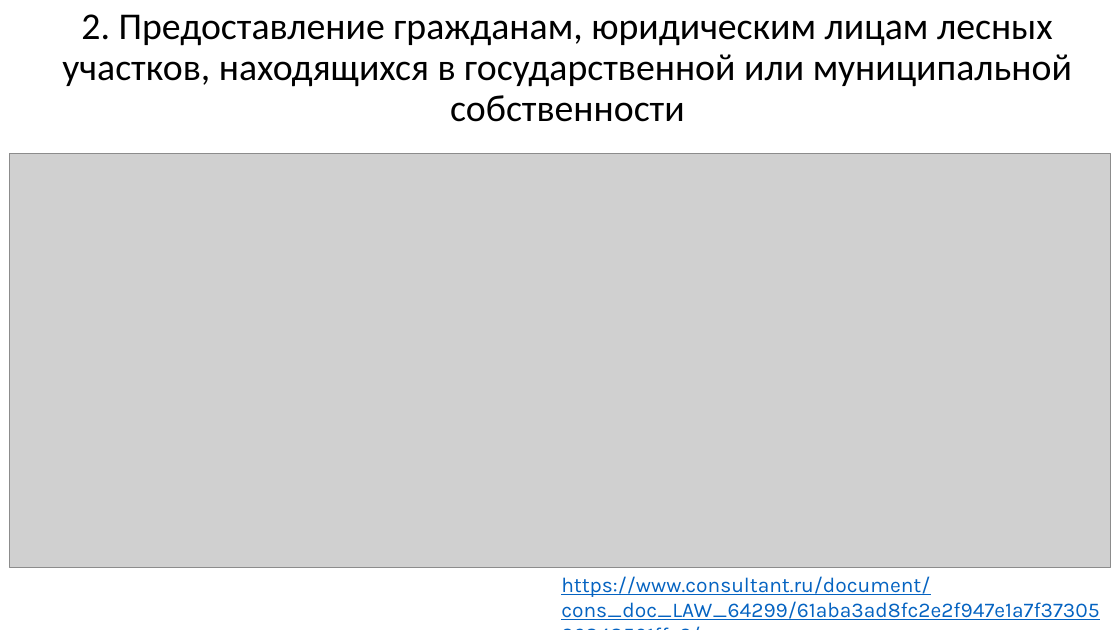
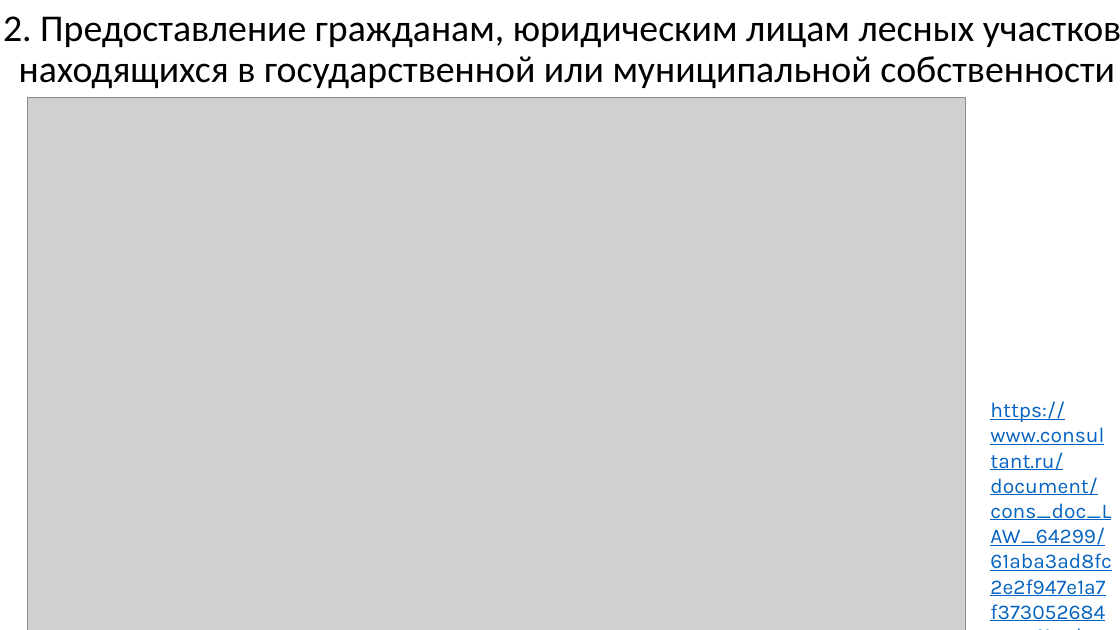
Before and after one commit to mcdodik20008/docs, a slide deck: slide 5 of Презентация.pptx. Drawn at 1120x630 pixels with LibreOffice and Linux fonts; fonts in the diff are those of the drawing; grey boxes stand for pictures. Boxes give left, top, right and bottom in pixels: in the first picture for what was removed or moved away, otherwise in the second. Text is boxed around its words. In the diff, an @@ line names an element or a change of style, - is before the commit and + after.

```diff
--- a/Презентация.pptx
+++ b/Презентация.pptx
@@ title "2. Предоставление гражданам, юридическим лицам ...": place and size @@
-title "2. Предоставление гражданам, юридическим лицам ..." at box(62, 14, 1072, 122)
+title "2. Предоставление гражданам, юридическим лицам ..." at box(3, 16, 1120, 89)
@@ title "2. Предоставление гражданам, юридическим лицам ..." at box(3, 16, 1120, 89): text colour #303030 to #000000 @@
@@ picture: place and size @@
-picture at box(9, 154, 1112, 568)
+picture at box(28, 97, 965, 630)
@@ text "https://www.consultant.ru/document/cons_doc_LAW_64299/61aba3 ..." rewrapped from box(561, 576, 1099, 620) to box(990, 401, 1111, 546) @@
```
Also in this commit, not shown: 11 other slides changed, 1 slide added, 1 slide removed.
